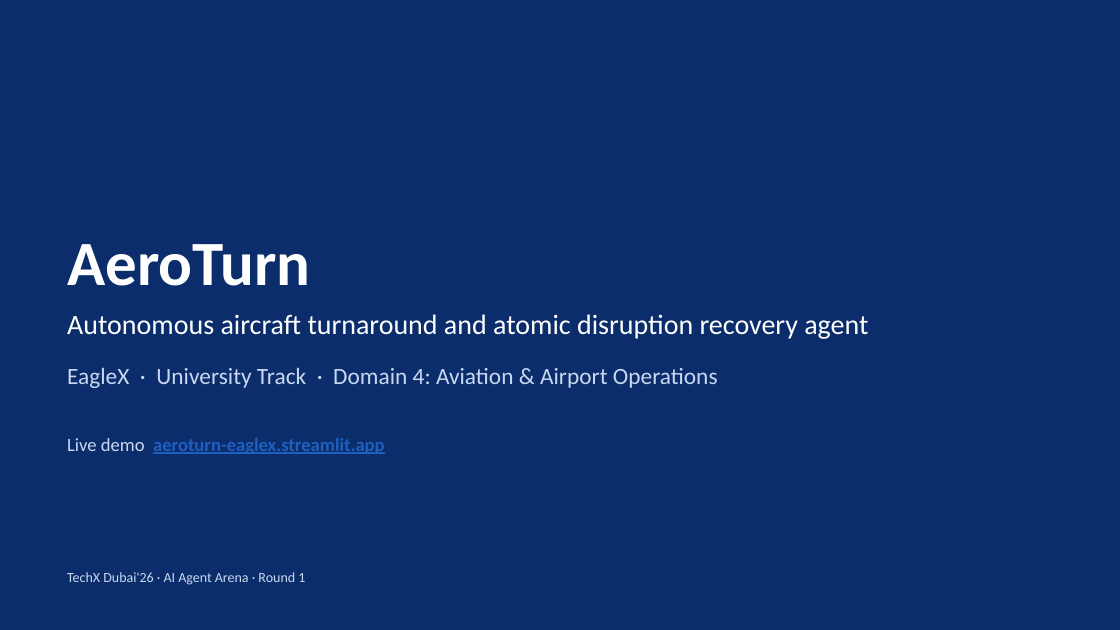
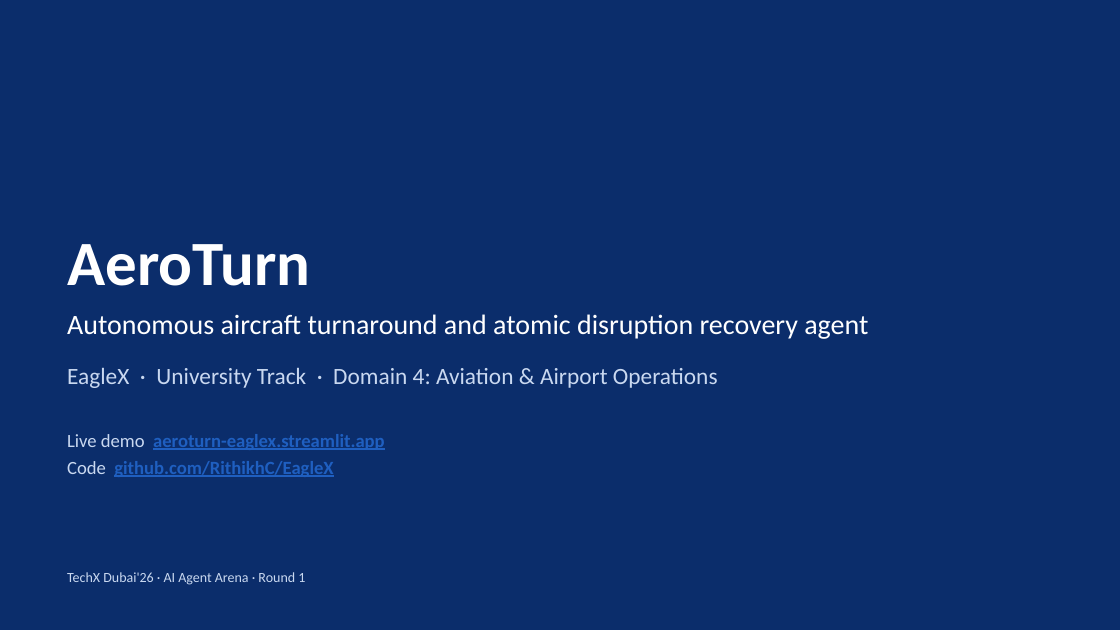
Before and after one commit to RithikhC/EagleX, a slide deck: slide 1 of docs/EagleX_Round1_Submission.pptx. Drawn at 1120x630 pixels with LibreOffice and Linux fonts; fonts in the diff are those of the drawing. Boxes give left, top, right and bottom in pixels: in the first picture for what was removed or moved away, otherwise in the second. Text is boxed around its words. In the diff, an @@ line names an element or a change of style, - is before the commit and + after.

```diff
--- a/docs/EagleX_Round1_Submission.pptx
+++ b/docs/EagleX_Round1_Submission.pptx
@@ text at <box>67,434,385,450</box>: more space between paragraphs @@
@@ text at <box>67,461,333,477</box>: paragraph added @@
+Code github.com/RithikhC/EagleX
```
Also in this commit, not shown: 4 other slides changed, 3 other files.
